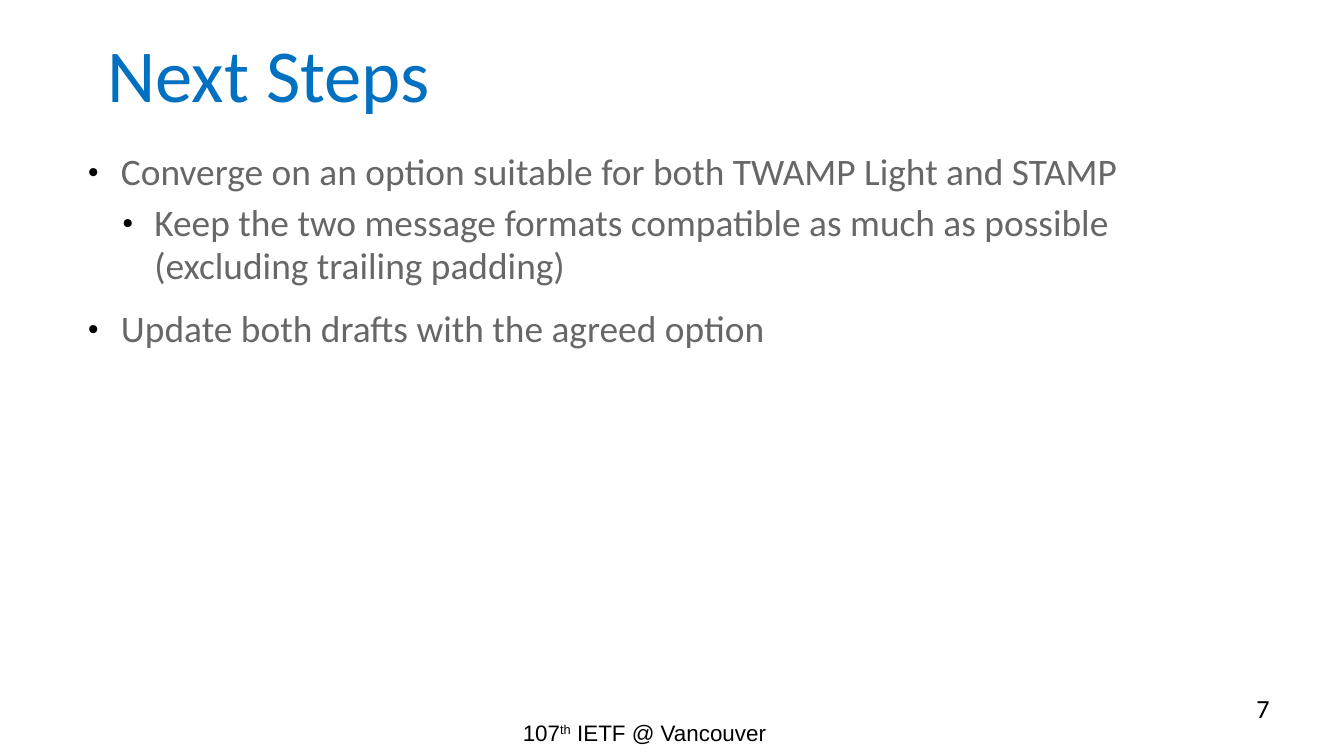
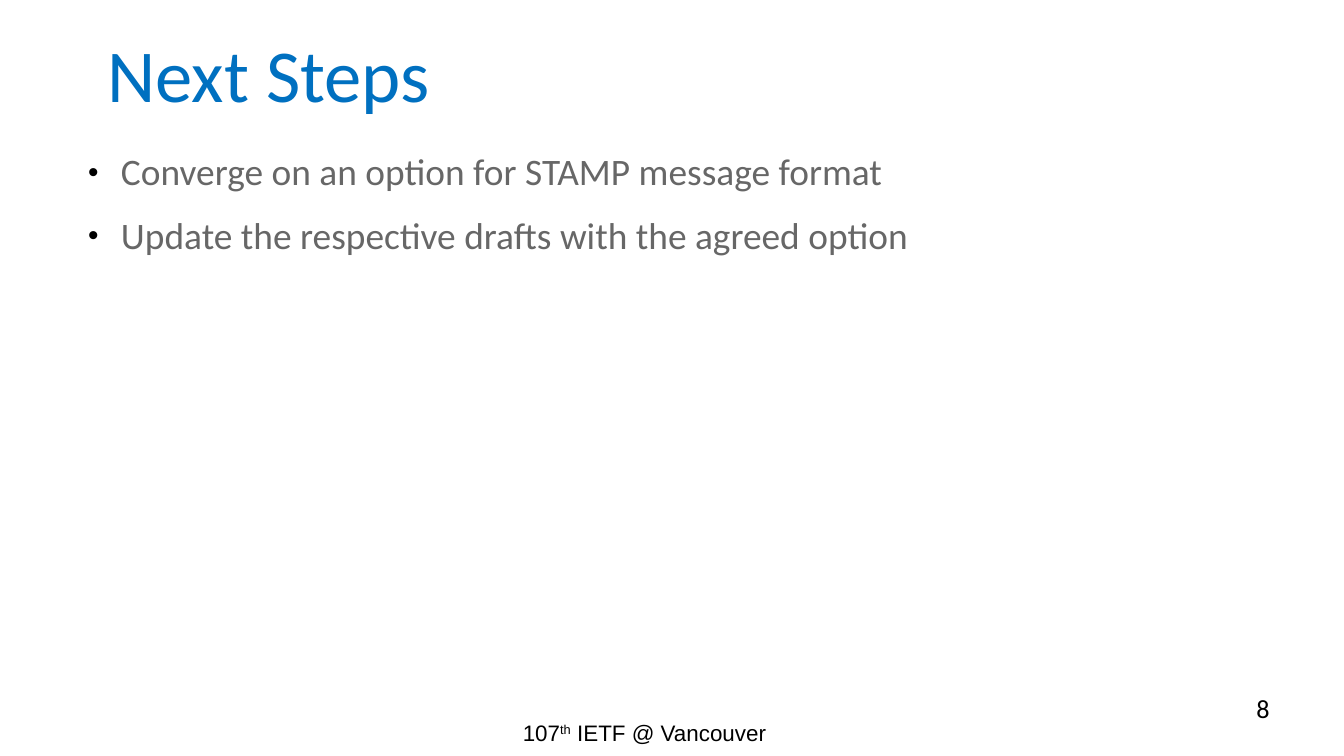
Before and after one commit to rakgandhi/ietf-public, a slide deck: slide 8 of ietf-stamp-session-id-rev1.pptx (slide 7 before the commit). Drawn at 1344x756 pixels with LibreOffice and Linux fonts; fonts in the diff are those of the drawing. Boxes give left, top, right and bottom in pixels: in the first picture for what was removed or moved away, otherwise in the second. Text is boxed around its words. In the diff, an @@ line names an element or a change of style, - is before the commit and + after.

```diff
--- a/ietf-stamp-session-id-rev1.pptx
+++ b/ietf-stamp-session-id-rev1.pptx
@@ text at box(121, 159, 907, 256): text changed @@
-• Converge on an option suitable for both TWAMP Light and STAMP
-  • Keep the two message formats compatible as much as possible (excluding trailing padding)
-• Update both drafts with the agreed option
+• Converge on an option for STAMP message format
+• Update the respective drafts with the agreed option
@@ page number at box(1256, 700, 1269, 718): text changed @@
-7
+8
```
Also in this commit, not shown: 6 other slides changed, 1 slide added, 1 other file.
